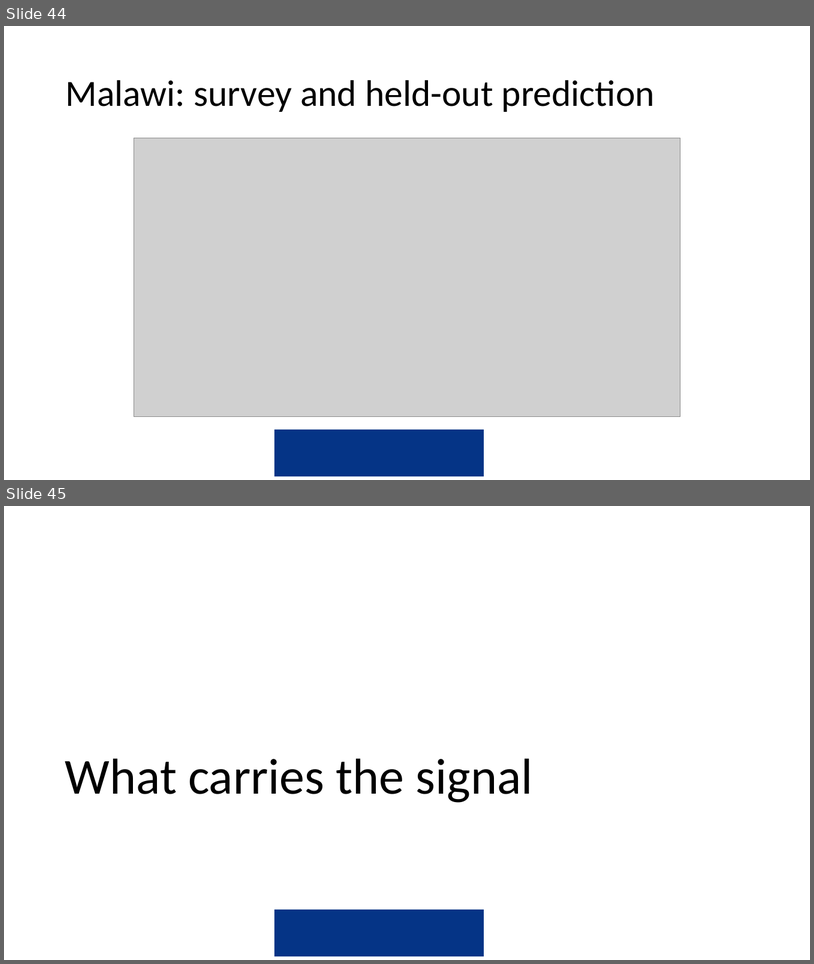
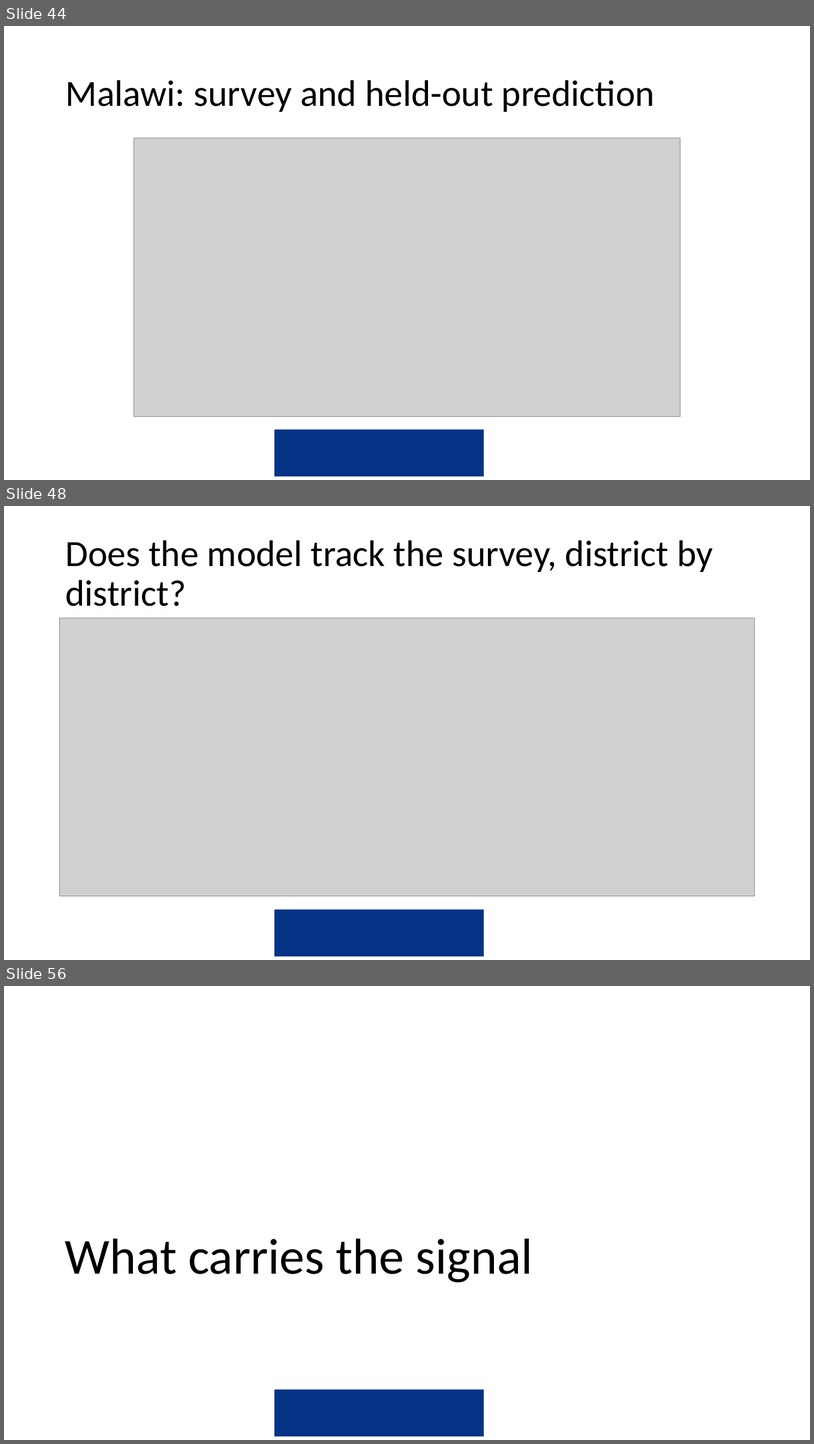
Before and after one commit to amertens/mn-prediction, a slide deck: docs/slides/MN-proxy-full-talk-2026-09.pptx. Shown one above the other, each under a label of ours: slides 44 and 45 before the commit, slides 44, 48 and 56 after it; the slides between them are not shown. The pictures are 814x964 and 814x1444 pixels, drawn with LibreOffice and Linux fonts; fonts in the diff are those of the drawing; grey boxes stand for pictures; background and template pictures are left out. Boxes give left, top, right and bottom in pixels: in the first picture for what was removed or moved away, otherwise in the second. Text is boxed around its words. In the diff, an @@ line names an element or a change of style, - is before the commit and + after.

```diff
--- a/docs/slides/MN-proxy-full-talk-2026-09.pptx
+++ b/docs/slides/MN-proxy-full-talk-2026-09.pptx
@@ slide 48 added at bbox=[4, 506, 810, 960], background #FFFFFF; not listed: 1 template element that a slide beside it also shows @@
@@ title added at bbox=[65, 540, 713, 606], 44 pt, text #000000 @@
+Does the model track the survey, district by district?
@@ picture added at bbox=[60, 618, 755, 896] @@
@@ what was slide 45 is now slide 56 @@
```
Also in this commit, not shown: 10 other slides added, 10 other files.
